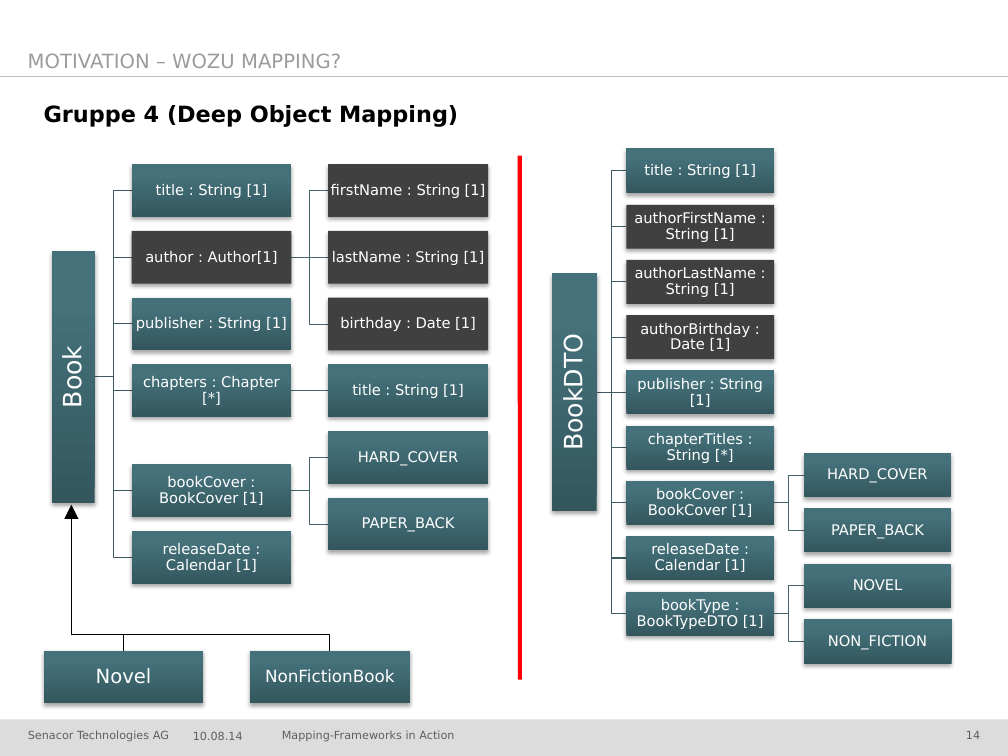
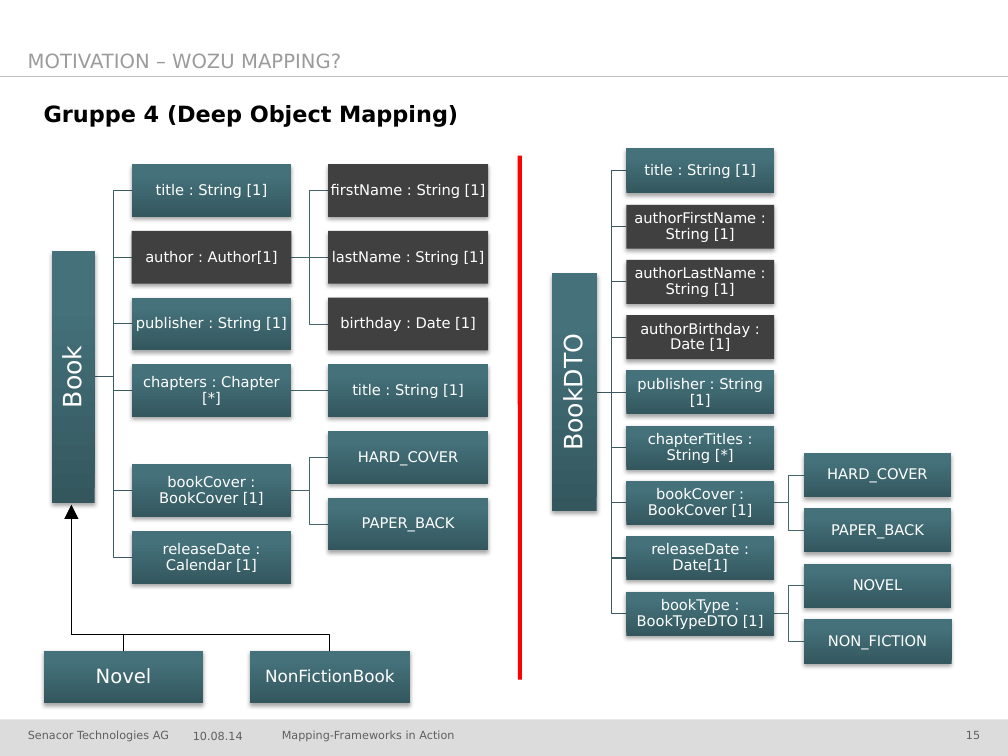
Before and after one commit to jschwalb/Mappings, a slide deck: slide 15 of presentation.pptx (slide 14 before the commit). Drawn at 1008x756 pixels with LibreOffice and Linux fonts; fonts in the diff are those of the drawing; background and template pictures are left out. Boxes give left, top, right and bottom in pixels: in the first picture for what was removed or moved away, otherwise in the second. Text is boxed around its words. In the diff, an @@ line names an element or a change of style, - is before the commit and + after.

Commit message:
ppt book example change calendar to date in BookDTO

```diff
--- a/presentation.pptx
+++ b/presentation.pptx
@@ text at bbox=[651, 543, 739, 572]: text changed @@
-releaseDate : Calendar [1]
+releaseDate : Date[1]
@@ page number at bbox=[966, 731, 980, 739]: text changed @@
-14
+15
```
Also in this commit, not shown: 7 other slides changed, 1 slide added.
